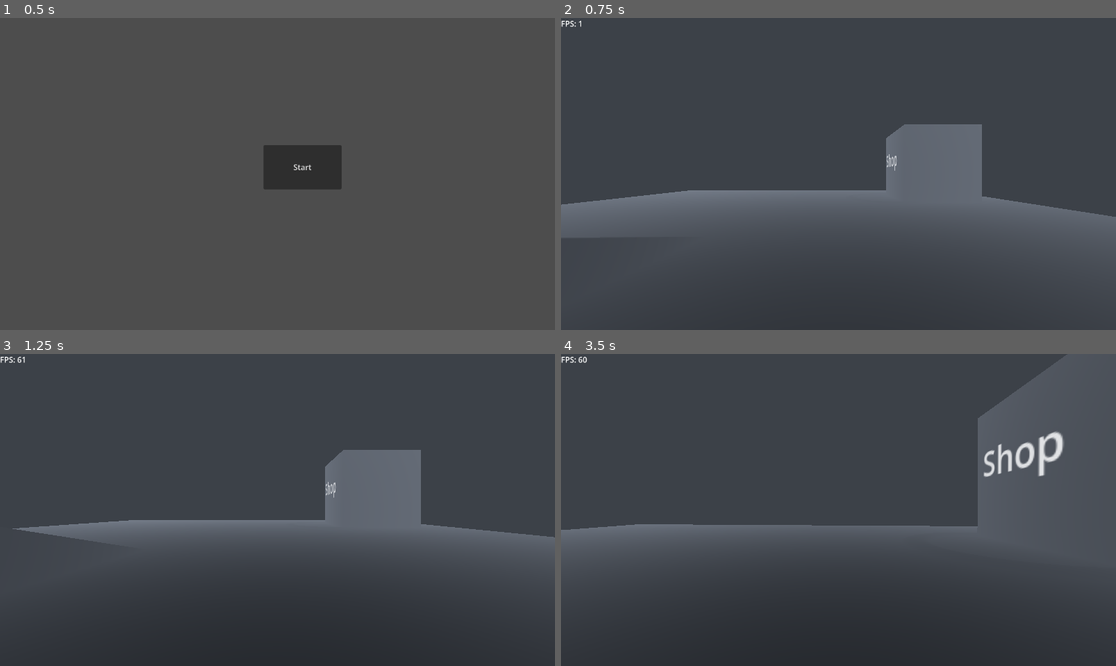
Above: before the commit, frames 1-4 (two rows, left to right).
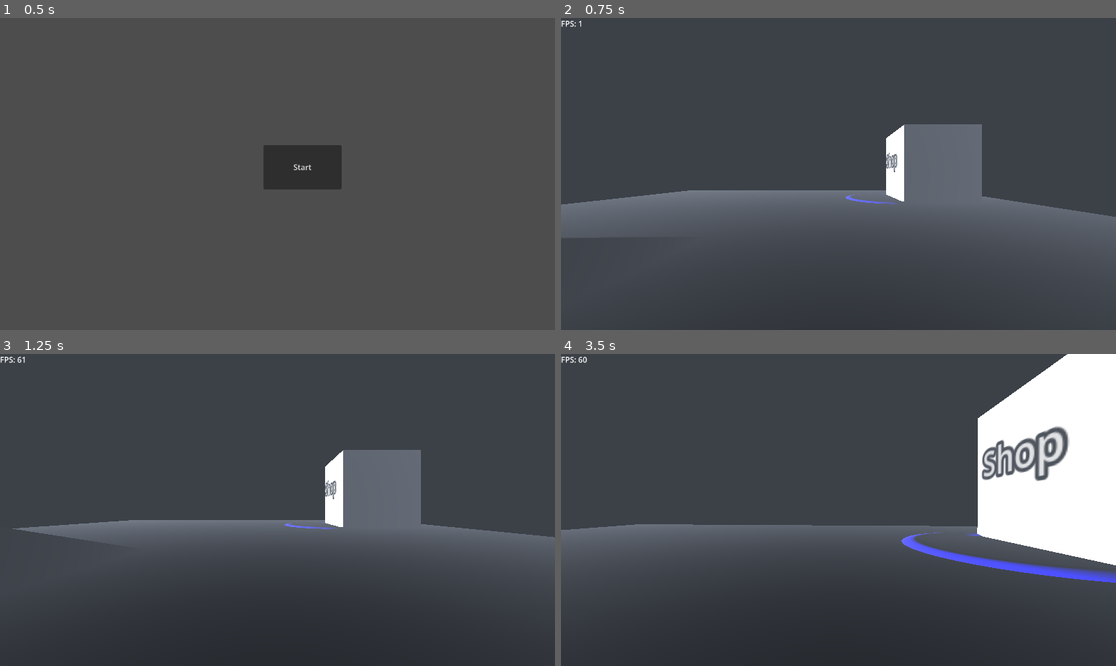
Above: after the commit, the same moments.

Repository: Immagoeat/airshipgame
Game: Godot game, scene res://scenes/mainmenu.tscn
Two runs of this game, one before a commit and one after it. Both use one fixed random seed, a clock stepped at 60 frames per second and the inputs below.
Inputs (mouse positions are in pixels of both pictures, inside the frame that each line leads up to):
- Up to frame 1 (0.5 s): no input
- Up to frame 2 (0.75 s): click "Start" at 0.5 s
- Up to frame 3 (1.25 s): no input
- Up to frame 4 (3.5 s): move the mouse to (866, 510) at 1.27 s; hold E (e) 1.28-2.03 s; hold W (up) from 1.28 s (still down); move the mouse to (810, 510) at 2.02 s; tap Ctrl (ctrl) at 2.1 s; tap E (e) at 2.3 s; move the mouse to (849, 503) at 2.77 s; hold E (e) from 2.78 s (still down)

Frame 1 is identical in both runs. In frame 2, 0.7% of the frame differs, in the area x 51-62%, y 34-60%; in frame 3, 0.7%; in frame 4, 14%, in the area x 61-100%, y 0-74%.

Commit message:
dude, GENUINLY WHAT HAVE YOU DONE, its always night, and i can only see the textures when i move ou-t of the spawn area and only in the cocpit directaly infrom of the light. PLEASE TELL ME WHAT YOU DID. adjusted light and added some textures

Diff:
--- a/airshipgame/models/airship.tscn
+++ b/airshipgame/models/airship.tscn
@@ -2,12 +2,36 @@
 
 [ext_resource type="Script" uid="uid://cxhthdawokihk" path="res://scripts/wheel.gd" id="1_20gbn"]
 [ext_resource type="Script" uid="uid://3cdlww6ri1jb" path="res://scripts/airship.gd" id="1_at44t"]
+[ext_resource type="Texture2D" uid="uid://dol0ilel4l7xc" path="res://textures/metal.png" id="2_ngraj"]
+[ext_resource type="Texture2D" uid="uid://ctjyyppxbqh8r" path="res://textures/wood.jpg" id="3_4y8k2"]
 [ext_resource type="Script" uid="uid://cqo30eomvsf5o" path="res://scripts/fly_range.gd" id="3_vrpcb"]
 [ext_resource type="Script" uid="uid://bfrexajj1slom" path="res://scripts/isairshiptouchingground.gd" id="4_8lp1e"]
 [ext_resource type="Script" uid="uid://di2bmv61o5vb0" path="res://scripts/engine.gd" id="4_kso20"]
 [ext_resource type="Script" uid="uid://lmkpdmt5fumd" path="res://scripts/lights.gd" id="6_w82rg"]
 
+[sub_resource type="StandardMaterial3D" id="StandardMaterial3D_k0odf"]
+albedo_texture = ExtResource("2_ngraj")
+
+[sub_resource type="StandardMaterial3D" id="StandardMaterial3D_iq88t"]
+albedo_texture = ExtResource("2_ngraj")
+metallic = 1.0
+metallic_texture = ExtResource("2_ngraj")
+
+[sub_resource type="StandardMaterial3D" id="StandardMaterial3D_vmjsp"]
+albedo_texture = ExtResource("2_ngraj")
+
+[sub_resource type="StandardMaterial3D" id="StandardMaterial3D_dhxje"]
+albedo_texture = ExtResource("2_ngraj")
+
 [sub_resource type="CapsuleMesh" id="CapsuleMesh_7s3uy"]
+
+[sub_resource type="StandardMaterial3D" id="StandardMaterial3D_qyj7w"]
+
+[sub_resource type="StandardMaterial3D" id="StandardMaterial3D_urtx8"]
+albedo_texture = ExtResource("3_4y8k2")
+
+[sub_resource type="StandardMaterial3D" id="StandardMaterial3D_chgop"]
+albedo_texture = ExtResource("3_4y8k2")
 
 [sub_resource type="CylinderMesh" id="CylinderMesh_7s3uy"]
 
@@ -30,6 +54,7 @@
 
 [node name="back left support" type="CSGBox3D" parent="Supports" unique_id=480218370]
 transform = Transform3D(0.20278102, 0, 0, 0, 1, 0, 0, 0, 0.017825007, -1.1300255, 0.4831617, -0.18396497)
+material_override = SubResource("StandardMaterial3D_k0odf")
 use_collision = true
 size = Vector3(0.060058594, 1, 1)
 
@@ -37,16 +62,19 @@
 transform = Transform3D(0.20278102, 0, 0, 0, 1, 0, 0, 0, 0.017825007, -1.13, 0.483, 0.184)
 use_collision = true
 size = Vector3(0.060058594, 1, 1)
+material = SubResource("StandardMaterial3D_iq88t")
 
 [node name="front left support" type="CSGBox3D" parent="Supports" unique_id=962212818]
 transform = Transform3D(0.20278102, 0, 0, 0, 1, 0, 0, 0, 0.017825007, 0.8810966, 0.4831617, -0.4845655)
 use_collision = true
 size = Vector3(0.060058594, 1, 1)
+material = SubResource("StandardMaterial3D_vmjsp")
 
 [node name="front right support" type="CSGBox3D" parent="Supports" unique_id=1500433308]
 transform = Transform3D(0.20278102, 0, 0, 0, 1, 0, 0, 0, 0.017825007, 0.8808538, 0.483, 0.48)
 use_collision = true
 size = Vector3(0.060058594, 1, 1)
+material = SubResource("StandardMaterial3D_dhxje")
 
 [node name="Balloon" type="Node3D" parent="." unique_id=489070748]
 
@@ -61,6 +89,7 @@
 transform = Transform3D(-2.4041263e-08, 0.55, 0, -0.55, -2.4041263e-08, 0, 0, 0, 0.6303668, -0.6782368, 1.2645699, 0)
 sides = 64
 ring_sides = 64
+material = SubResource("StandardMaterial3D_qyj7w")
 
 [node name="ring2" type="CSGTorus3D" parent="Balloon/Balloon rings" unique_id=1852373948]
 transform = Transform3D(-2.4041263e-08, 0.55, 0, -0.55, -2.4041263e-08, 0, 0, 0, 0.6303668, 0, 1.265, 0)
@@ -76,8 +105,10 @@
 
 [node name="floor" type="CSGBox3D" parent="Floor" unique_id=2041811170]
 transform = Transform3D(1, 0, 0, 0, 0.04205066, 0, 0, 0, 1, -0.12246704, 0, 0)
+material_override = SubResource("StandardMaterial3D_urtx8")
 use_collision = true
 size = Vector3(2.0342407, 1, 1)
+material = SubResource("StandardMaterial3D_chgop")
 
 [node name="Control room" type="Node3D" parent="." unique_id=851916454]
 
@@ -208,6 +239,10 @@
 
 [node name="SpotLight3D2" type="SpotLight3D" parent="Lights" unique_id=1380726699]
 transform = Transform3D(-0.70710677, -0.49999997, 0.49999997, 0, 0.70710677, 0.70710677, -0.70710677, 0.49999997, -0.49999997, 0.82585996, 0.4436091, -0.2909283)
+
+[node name="DirectionalLight3D" type="DirectionalLight3D" parent="." unique_id=1490376055]
+transform = Transform3D(1, 0, 0, 0, 1, 0, 0, 0, 1, 0, 8.455217, 4.5151114)
+light_energy = 6.625
 
 [connection signal="body_entered" from="Engine/Area3D" to="Engine" method="_on_area_3d_body_entered"]
 [connection signal="body_exited" from="Engine/Area3D" to="Engine" method="_on_area_3d_body_exited"]
--- a/airshipgame/scenes/main.tscn
+++ b/airshipgame/scenes/main.tscn
@@ -77,6 +77,7 @@
 
 [node name="DirectionalLight3D" type="DirectionalLight3D" parent="." unique_id=1893734922]
 transform = Transform3D(1, 0, 0, 0, 0.4170106, 0.90890163, 0, -0.90890163, 0.4170106, 0, 299.4047, 0)
+light_energy = 6.085
 
 [node name="Blue box" type="RigidBody3D" parent="." unique_id=637929381]
 transform = Transform3D(1, 0, 0, 0, 1, 0, 0, 0, 1, 0, 37.807247, 0)
--- a/airshipgame/scenes/spawnarea.tscn
+++ b/airshipgame/scenes/spawnarea.tscn
@@ -102,6 +102,7 @@
 
 [node name="DirectionalLight3D" type="DirectionalLight3D" parent="Sky" unique_id=1344593580]
 transform = Transform3D(1, 0, 0, 0, 0.03278891, 0.9994623, 0, -0.9994623, 0.03278891, 0, 63.280003, 0)
+light_energy = 6.703
 
 [node name="Testshop" type="Node3D" parent="." unique_id=1463175402]
 
--- /dev/null
+++ b/airshipgame/textures/new_image_texture.tres
@@ -0,0 +1,3 @@
+[gd_resource type="ImageTexture" format=3 uid="uid://lmatprls8fs5"]
+
+[resource]
Binary file added: airshipgame/textures/metal.png
Not shown, added: airshipgame/textures/metal.png.import
Binary file added: airshipgame/textures/wood.jpg
Not shown, added: airshipgame/textures/wood.jpg.import
